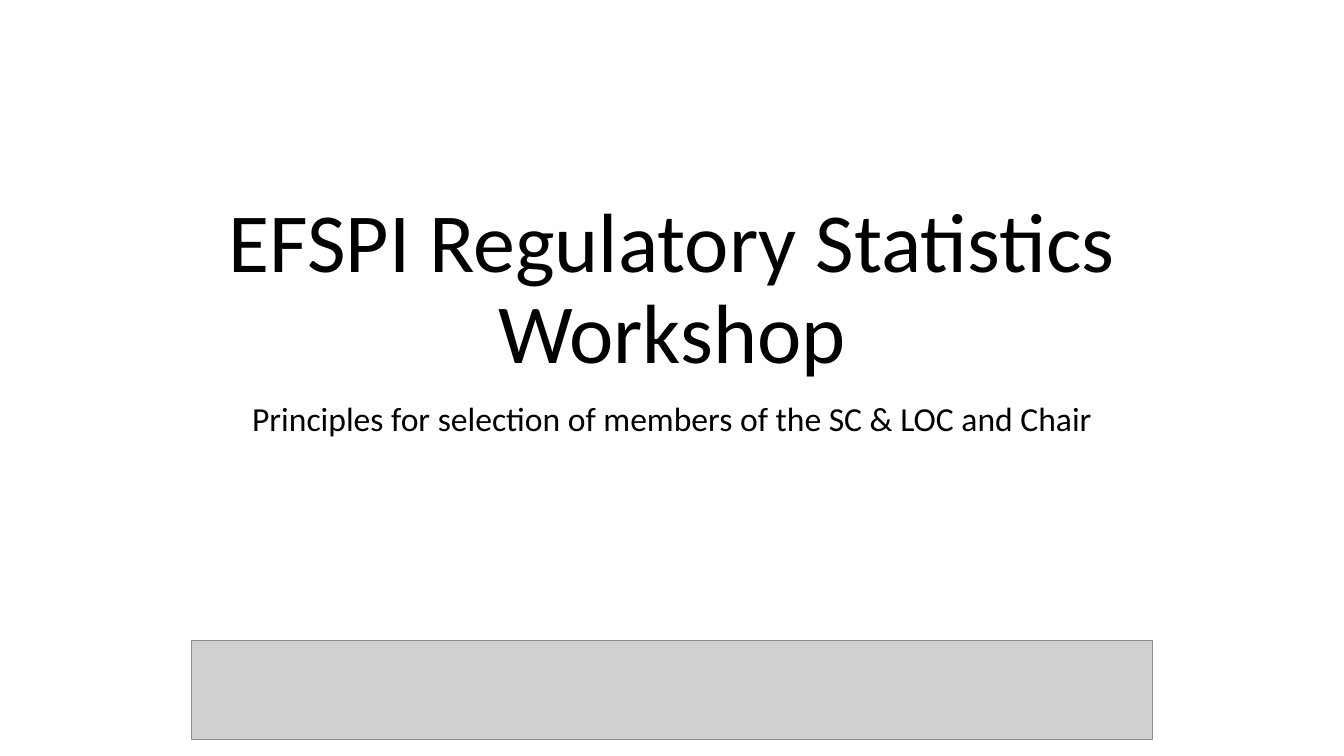
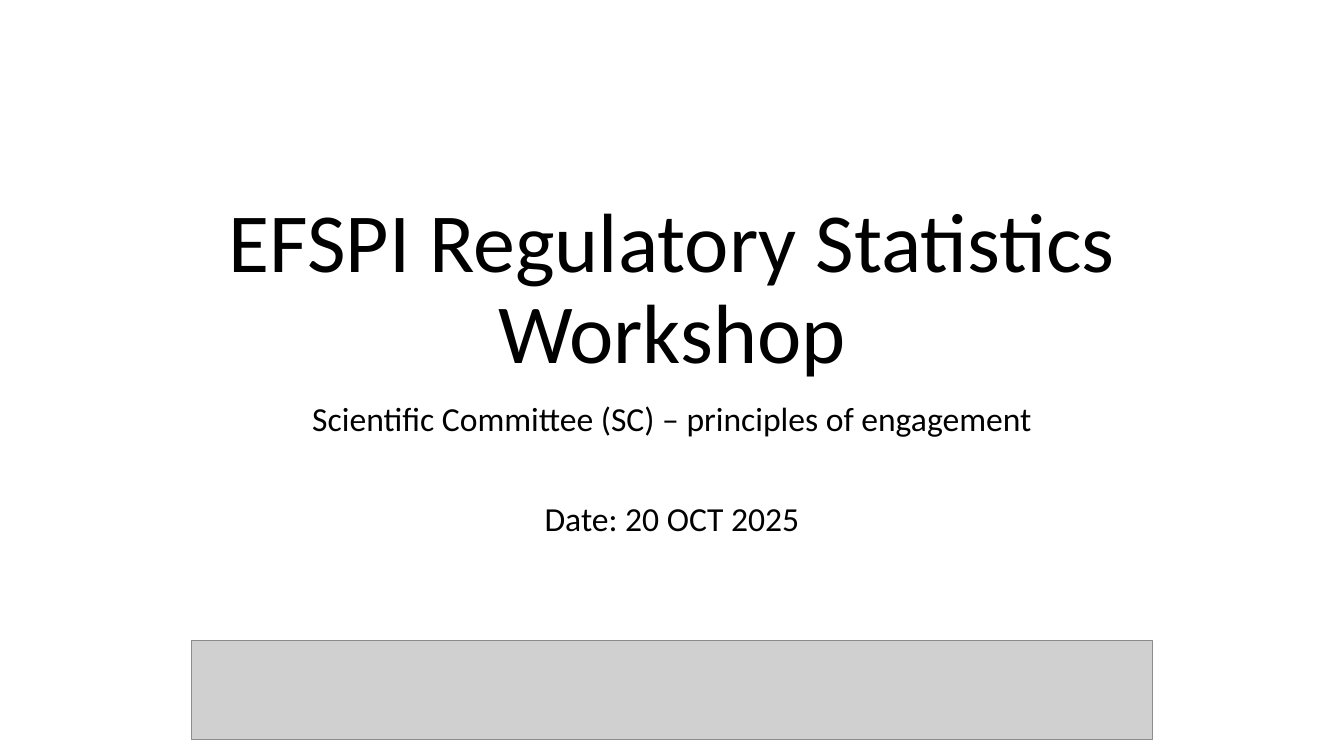
Before and after one commit to efspieurope/workshop, a slide deck: slide 1 of data/EFSPI_Workshop_Principles_SciCom.pptx. Drawn at 1344x756 pixels with LibreOffice and Linux fonts; fonts in the diff are those of the drawing; grey boxes stand for pictures. Boxes give left, top, right and bottom in pixels: in the first picture for what was removed or moved away, otherwise in the second. Text is boxed around its words. In the diff, an @@ line names an element or a change of style, - is before the commit and + after.

```diff
--- a/data/EFSPI_Workshop_Principles_SciCom.pptx
+++ b/data/EFSPI_Workshop_Principles_SciCom.pptx
@@ subtitle at bbox=[312, 406, 1031, 532]: text changed @@
-Principles for selection of members of the SC & LOC and Chair
+Scientific Committee (SC) – principles of engagement
+Date: 20 OCT 2025
```
Also in this commit, not shown: 5 other slides changed, 9 slides added, 1 slide removed, 5 other files.
